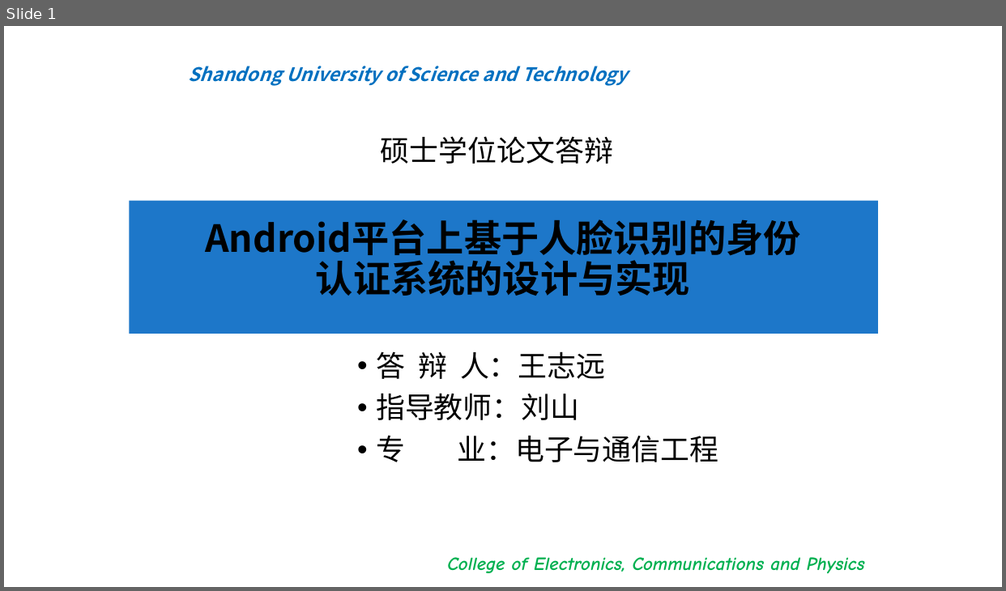
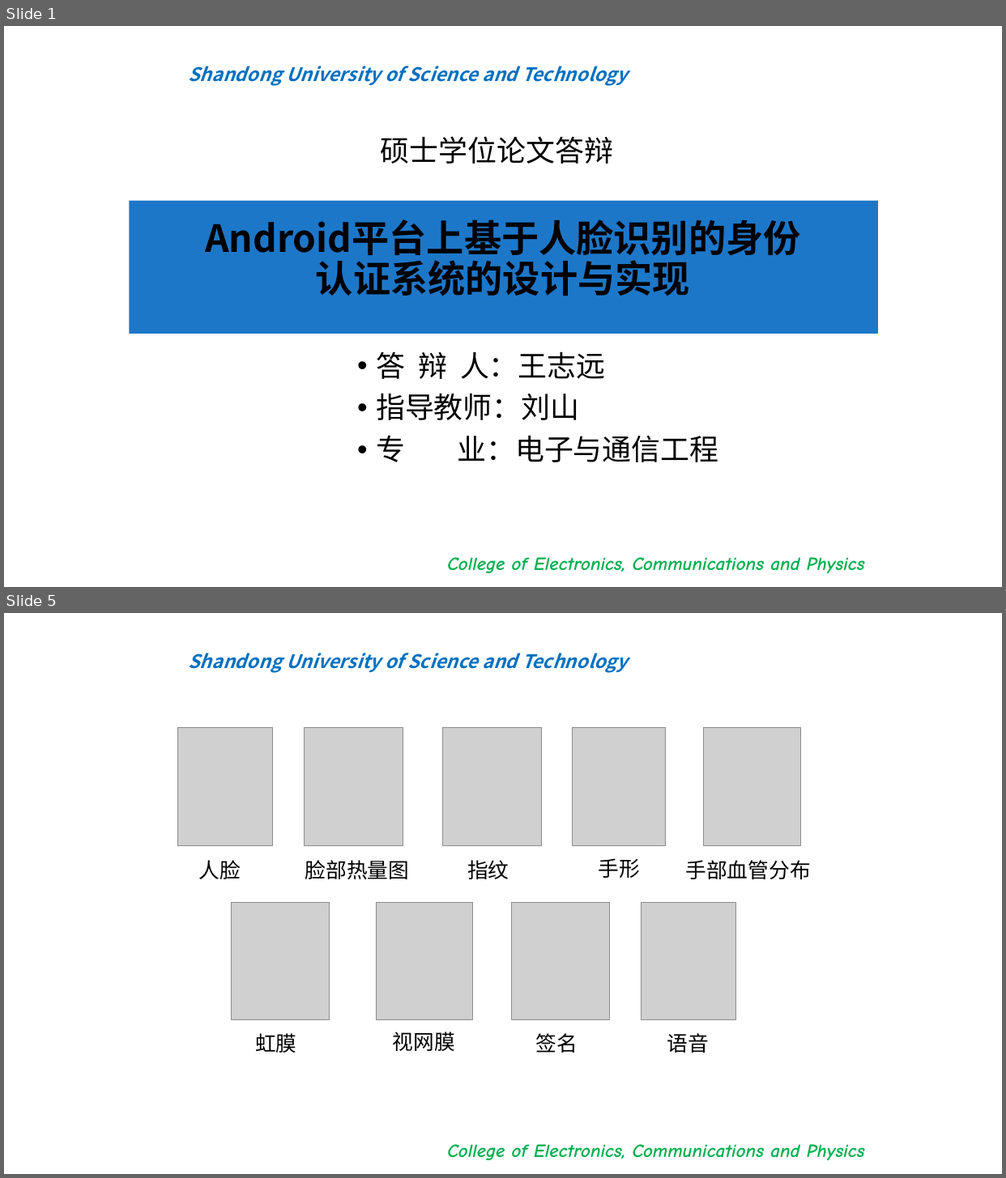
Before and after one commit to bigflyboy/biyelunwen, a slide deck: 王志远毕业答辩.pptx. Shown one above the other, each under a label of ours: slide 1 before the commit, slides 1 and 5 after it; the slides between them are not shown. The pictures are 1006x591 and 1006x1178 pixels, drawn with LibreOffice and Linux fonts; fonts in the diff are those of the drawing; grey boxes stand for pictures; background and template pictures are left out. Boxes give left, top, right and bottom in pixels: in the first picture for what was removed or moved away, otherwise in the second. Text is boxed around its words. In the diff, an @@ line names an element or a change of style, - is before the commit and + after.

```diff
--- a/王志远毕业答辩.pptx
+++ b/王志远毕业答辩.pptx
@@ slide 5 added at (x1=4, y1=613, x2=1002, y2=1174), background #FFFFFF; not listed: 2 template elements that a slide beside it also shows @@
@@ picture added at (x1=177, y1=727, x2=273, y2=845) @@
@@ picture added at (x1=305, y1=727, x2=403, y2=845) @@
@@ picture added at (x1=443, y1=727, x2=542, y2=845) @@
@@ picture added at (x1=572, y1=727, x2=666, y2=845) @@
@@ picture added at (x1=703, y1=727, x2=800, y2=845) @@
@@ text added at (x1=199, y1=860, x2=241, y2=879), 20 pt, text #000000 @@
+人脸
@@ text added at (x1=305, y1=860, x2=409, y2=879), 20 pt, text #000000 @@
+脸部热量图
@@ text added at (x1=467, y1=860, x2=509, y2=879), 20 pt, text #000000 @@
+指纹
@@ text added at (x1=599, y1=858, x2=640, y2=878), 20 pt, text #000000 @@
+手形
@@ text added at (x1=686, y1=860, x2=811, y2=879), 20 pt, text #000000 @@
+手部血管分布
@@ picture added at (x1=232, y1=903, x2=329, y2=1020) @@
@@ picture added at (x1=376, y1=903, x2=473, y2=1020) @@
@@ picture added at (x1=512, y1=903, x2=610, y2=1020) @@
@@ picture added at (x1=641, y1=903, x2=736, y2=1020) @@
@@ text added at (x1=255, y1=1033, x2=296, y2=1053), 20 pt, text #000000 @@
+虹膜
@@ text added at (x1=393, y1=1032, x2=455, y2=1051), 20 pt, text #000000 @@
+视网膜
@@ text added at (x1=536, y1=1033, x2=577, y2=1053), 20 pt, text #000000 @@
+签名
@@ text added at (x1=667, y1=1033, x2=708, y2=1053), 20 pt, text #000000 @@
+语音
```
Also in this commit, not shown: 17 other slides added, 3 other files.
